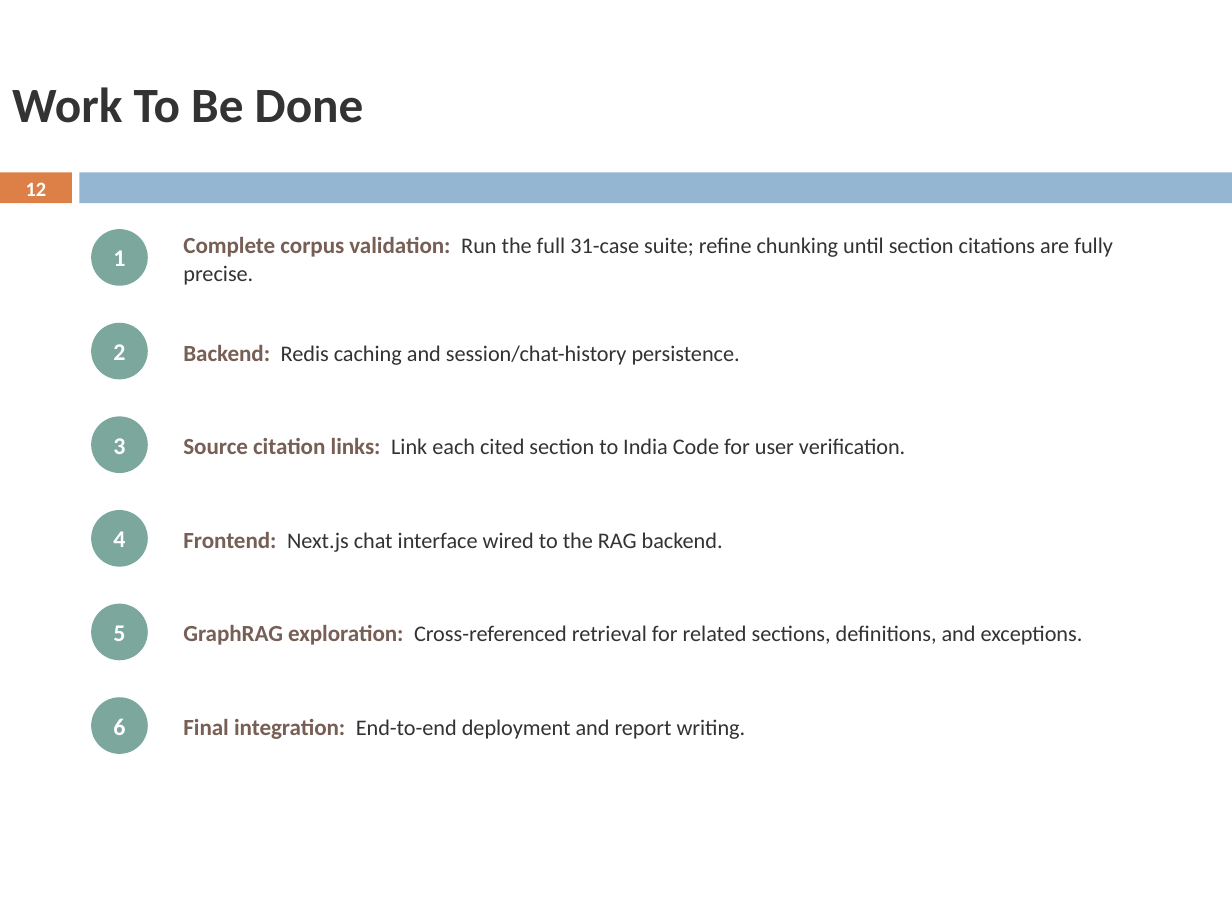
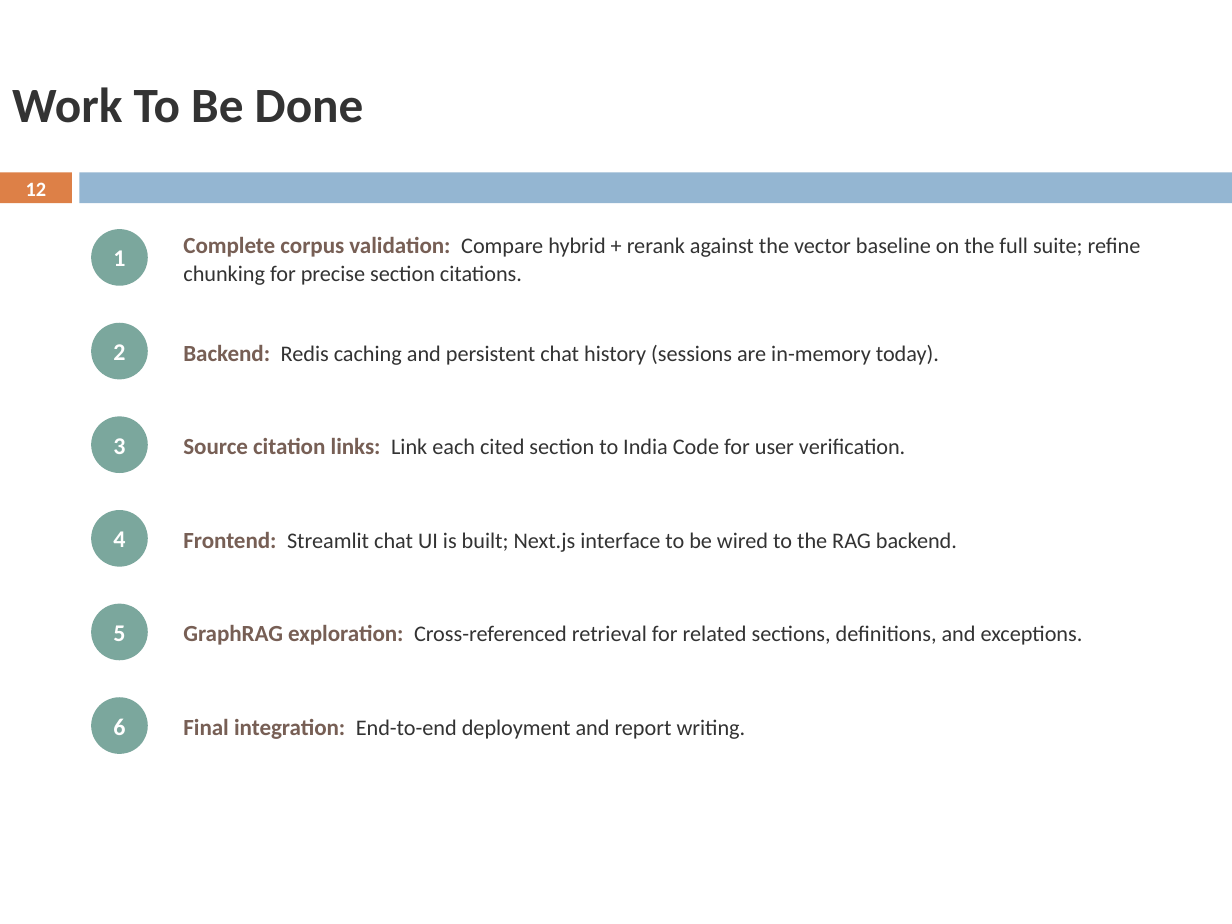
Before and after one commit to Devashish-Rawat1/LegalAssistant, a slide deck: slide 12 of docs/LegalAssistant_Presentation.pptx. Drawn at 1232x924 pixels with LibreOffice and Linux fonts; fonts in the diff are those of the drawing; background and template pictures are left out. Boxes give left, top, right and bottom in pixels: in the first picture for what was removed or moved away, otherwise in the second. Text is boxed around its words. In the diff, an @@ line names an element or a change of style, - is before the commit and + after.

```diff
--- a/docs/LegalAssistant_Presentation.pptx
+++ b/docs/LegalAssistant_Presentation.pptx
@@ text at [183, 237, 1141, 285]: text changed @@
-Complete corpus validation: Run the full 31-case suite; refine chunking until section citations are fully precise.
+Complete corpus validation: Compare hybrid + rerank against the vector baseline on the full suite; refine chunking for precise section citations.
@@ text at [183, 345, 939, 365]: text changed @@
-Backend: Redis caching and session/chat-history persistence.
+Backend: Redis caching and persistent chat history (sessions are in-memory today).
@@ text at [183, 532, 957, 552]: text changed @@
-Frontend: Next.js chat interface wired to the RAG backend.
+Frontend: Streamlit chat UI is built; Next.js interface to be wired to the RAG backend.
```
Also in this commit, not shown: 4 other slides changed.
